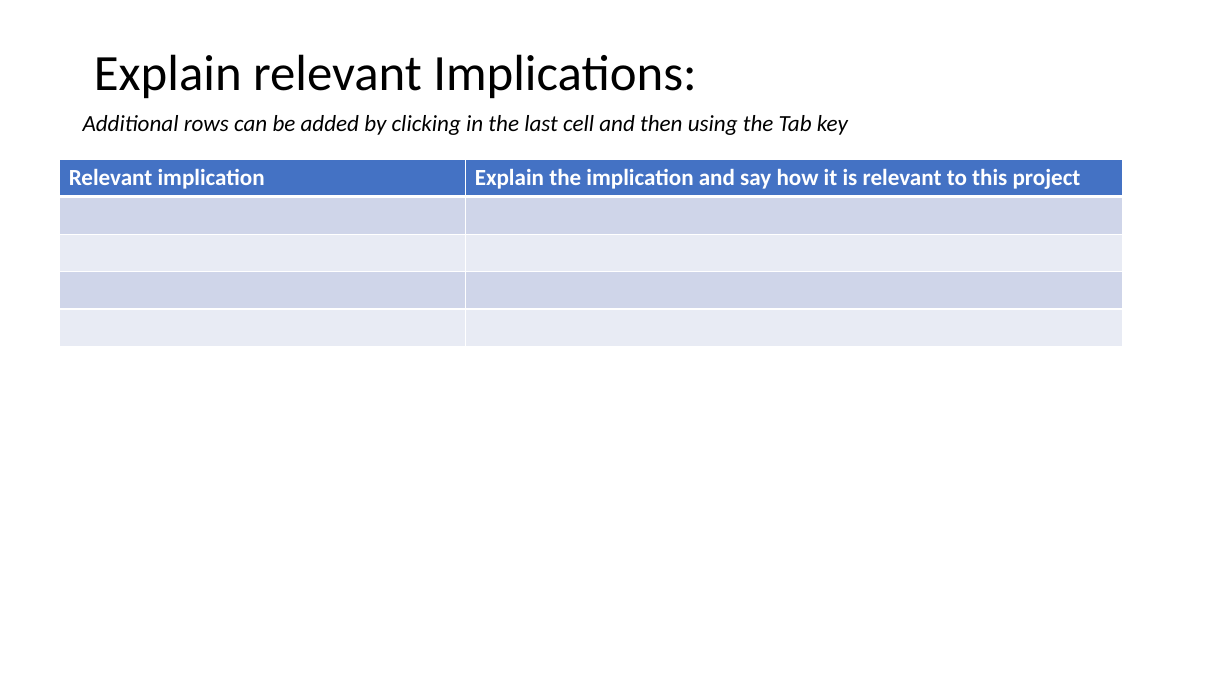
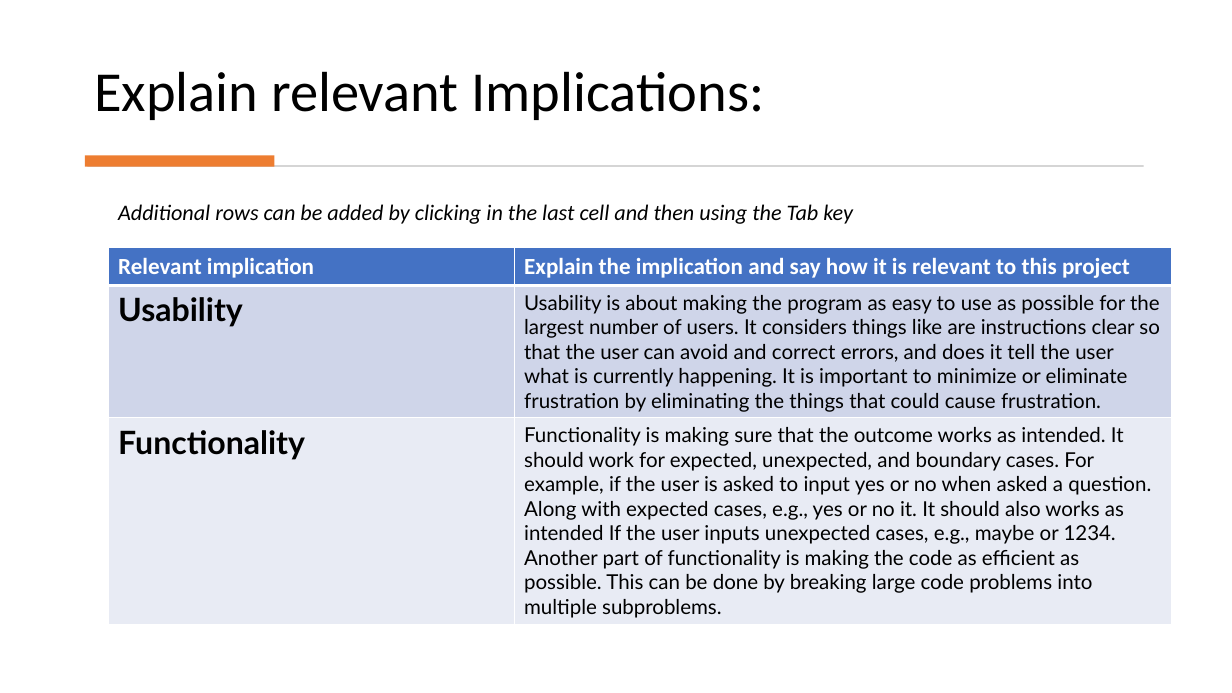
Before and after one commit to peter123321123321/Monster-Cards-Internal, a slide deck: slide 3 of 2.7 and 2.8 Documentation Template.pptx. Drawn at 1232x693 pixels with LibreOffice and Linux fonts; fonts in the diff are those of the drawing. Boxes give left, top, right and bottom in pixels: in the first picture for what was removed or moved away, otherwise in the second. Text is boxed around its words. In the diff, an @@ line names an element or a change of style, - is before the commit and + after.

```diff
--- a/2.7 and 2.8 Documentation Template.pptx
+++ b/2.7 and 2.8 Documentation Template.pptx
@@ title "Explain relevant Implications:": place and size @@
-title "Explain relevant Implications:" at (94, 54, 696, 99)
+title "Explain relevant Implications:" at (94, 71, 765, 120)
@@ title "Explain relevant Implications:" at (94, 71, 765, 120): size 39.6 to 44 pt; line spacing 1.15 to 0.9; vertical alignment middle to bottom @@
@@ rectangle added at (85, 155, 274, 166), fill #ED7D31 @@
@@ rectangle added at (88, 165, 1144, 167), fill #D5D5D5 @@
@@ text "Additional rows can be added ...": place and size @@
-text "Additional rows can be added ..." at (83, 115, 848, 135)
+text "Additional rows can be added ..." at (118, 204, 853, 224)
@@ text "Additional rows can be added ..." at (118, 204, 853, 224): size 18 to 17.3 pt; more space between paragraphs @@
@@ table at (109, 248, 1172, 649) @@
-row 2:  | 
-row 3:  | 
-row 4:  | 
-row 5:  | 
+row 2: Usability | Usability is about making the program as easy to use as possible for the largest number of users. It considers things like are instructions clear so that the user can avoid and correct errors, and does it tell the user what is currently happening. It is important to minimize or eliminate frustration by eliminating the things that could cause frustration.
+row 3: Functionality | Functionality is making sure that the outcome works as intended. It should work for expected, unexpected, and boundary cases. For example, if the user is asked to input yes or no when asked a question. Along with expected cases, e.g., yes or no it. It should also works as intended If the user inputs unexpected cases, e.g., maybe or 1234. Another part of functionality is making the code as efficient as possible. This can be done by breaking large code problems into multiple subproblems.
@@ table: place and size @@
-table at (59, 159, 1122, 347)
+table at (109, 248, 1172, 649)
```
Also in this commit, not shown: 2 other slides changed, 1 slide added.
